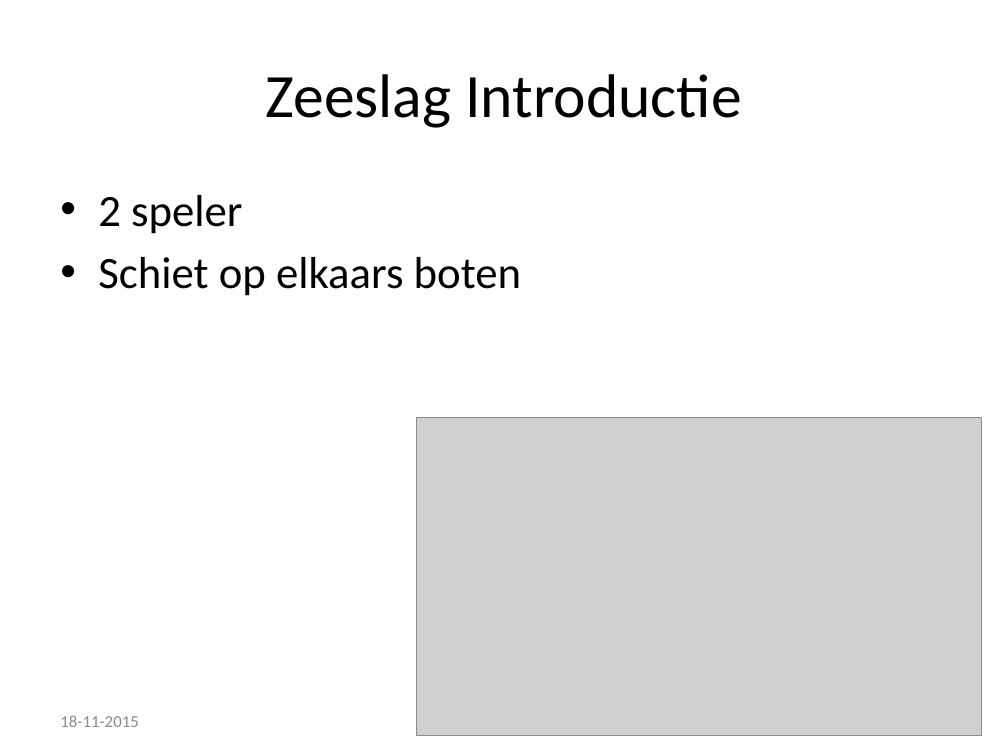
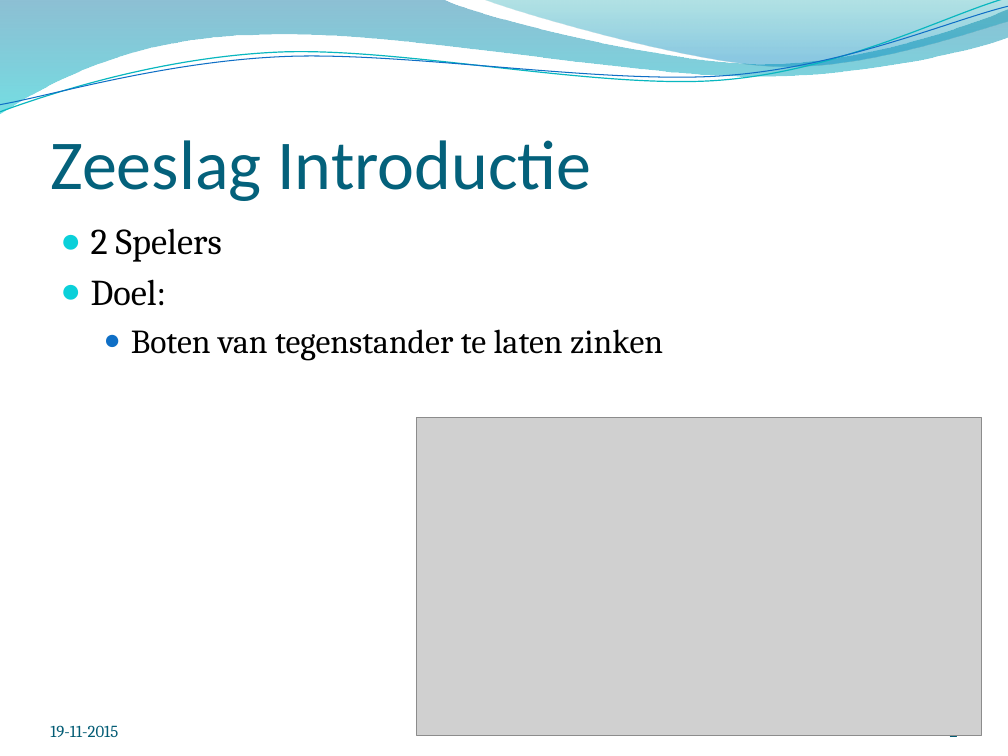
Before and after one commit to kevinrijs/ZeeSlagOnline, a slide deck: slide 2 of ZeeslagPresentatie2.pptx. Drawn at 1008x756 pixels with LibreOffice and Linux fonts; fonts in the diff are those of the drawing; grey boxes stand for pictures; background and template pictures are left out. Boxes give left, top, right and bottom in pixels: in the first picture for what was removed or moved away, otherwise in the second. Text is boxed around its words. In the diff, an @@ line names an element or a change of style, - is before the commit and + after.

```diff
--- a/ZeeslagPresentatie2.pptx
+++ b/ZeeslagPresentatie2.pptx
@@ freeform shape added at (x1=0, y1=0, x2=1008, y2=114), fill gradient #0074A1 to #00C6CF @@
@@ freeform shape added at (x1=0, y1=0, x2=1008, y2=117), outline #0AB8BF 0.85 pt @@
@@ freeform shape added at (x1=0, y1=6, x2=1008, y2=112), outline #0F6FC6 0.75 pt @@
@@ freeform shape added at (x1=483, y1=0, x2=1008, y2=70), fill gradient #00A1A9 to #008BBF @@
@@ title "Zeeslag Introductie" moved from (x1=265, y1=74, x2=741, y2=128) to (x1=50, y1=140, x2=591, y2=201) @@
@@ title "Zeeslag Introductie" at (x1=50, y1=140, x2=591, y2=201): size 44 to 50 pt, text colour #000000 to #04617B; alignment centre to left; vertical alignment middle to bottom @@
@@ text at (x1=91, y1=228, x2=663, y2=361): text changed; size 32 to 24 pt; font Calibri to Cambria @@
-• 2 speler
-• Schiet op elkaars boten
+● 2 Spelers
+● Doel:
+  ● Boten van tegenstander te laten zinken
@@ text "19-11-2015" at (x1=50, y1=725, x2=118, y2=737): vertical alignment middle to bottom @@
@@ text at (x1=50, y1=725, x2=118, y2=737): text changed; font Calibri to Cambria; text colour #8C8C8C to #045D75 @@
-18-11-2015
+19-11-2015
```
Also in this commit, not shown: 13 other slides changed, 3 other files.
